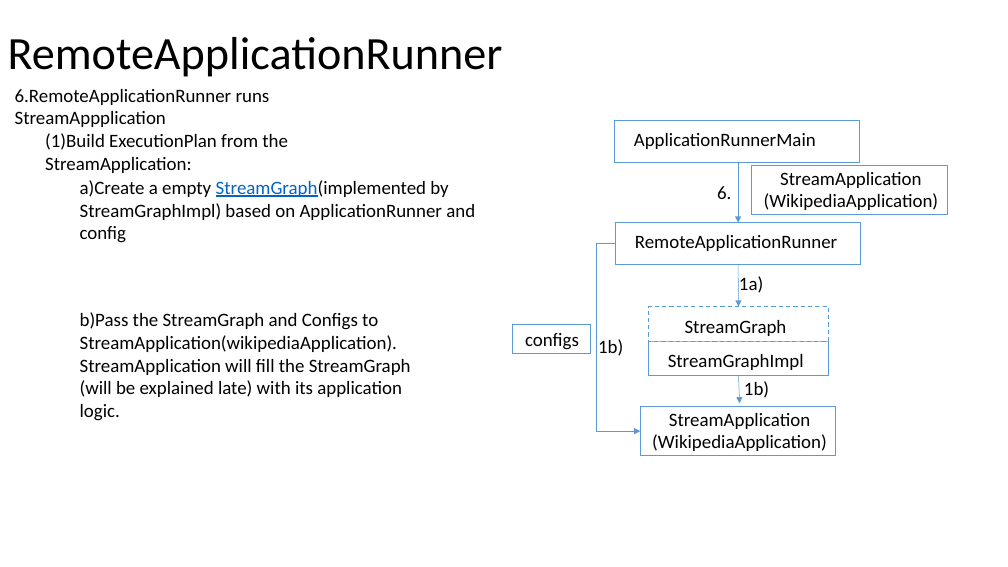
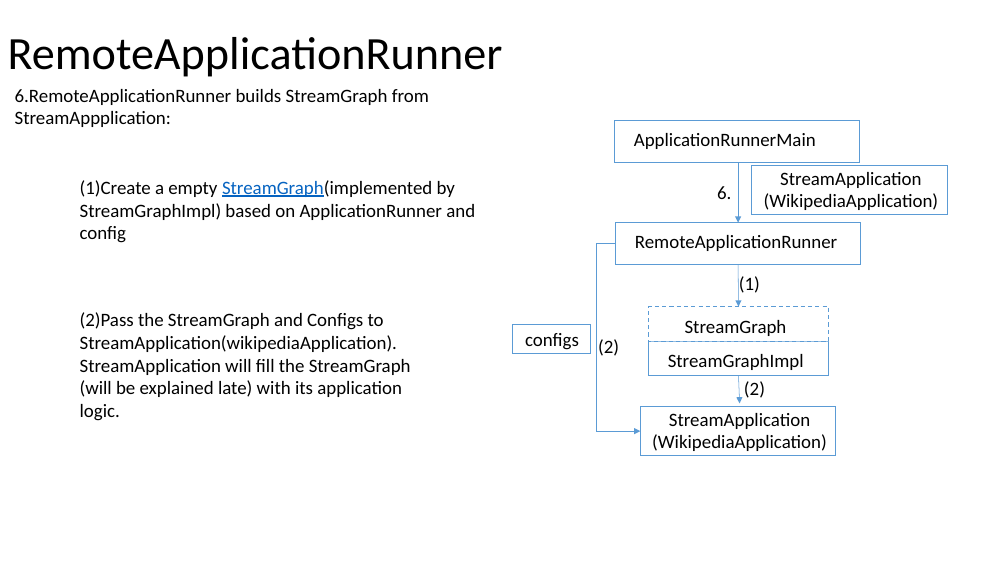
Before and after one commit to Swrrt/Samza-Documents, a slide deck: slide 29 of Documentation/SamzaStructure.pptx (slide 28 before the commit). Drawn at 1008x567 pixels with LibreOffice and Linux fonts; fonts in the diff are those of the drawing. Boxes give left, top, right and bottom in pixels: in the first picture for what was removed or moved away, otherwise in the second. Text is boxed around its words. In the diff, an @@ line names an element or a change of style, - is before the commit and + after.

Commit message:
StreamManager

```diff
--- a/Documentation/SamzaStructure.pptx
+++ b/Documentation/SamzaStructure.pptx
@@ text at [15,89,429,127]: text changed @@
-6.RemoteApplicationRunner runs StreamAppplication
+6.RemoteApplicationRunner builds StreamGraph from StreamAppplication:
@@ text removed at [45,133,288,173] @@
-(1)Build ExecutionPlan from the StreamApplication:
@@ text at [80,180,475,243]: text changed @@
-a)Create a empty StreamGraph(implemented by StreamGraphImpl) based on ApplicationRunner and config
+(1)Create a empty StreamGraph(implemented by StreamGraphImpl) based on ApplicationRunner and config
@@ text at [739,276,760,293]: text changed @@
-1a)
+(1)
@@ text at [80,312,411,421]: text changed @@
-b)Pass the StreamGraph and Configs to StreamApplication(wikipediaApplication). StreamApplication will fill the StreamGraph (will be explained late) with its application logic.
+(2)Pass the StreamGraph and Configs to StreamApplication(wikipediaApplication). StreamApplication will fill the StreamGraph (will be explained late) with its application logic.
@@ text at [598,339,619,356]: text changed @@
-1b)
+(2)
@@ text at [744,381,765,398]: text changed @@
-1b)
+(2)
```
Also in this commit, not shown: 23 other slides changed, 1 slide added.
